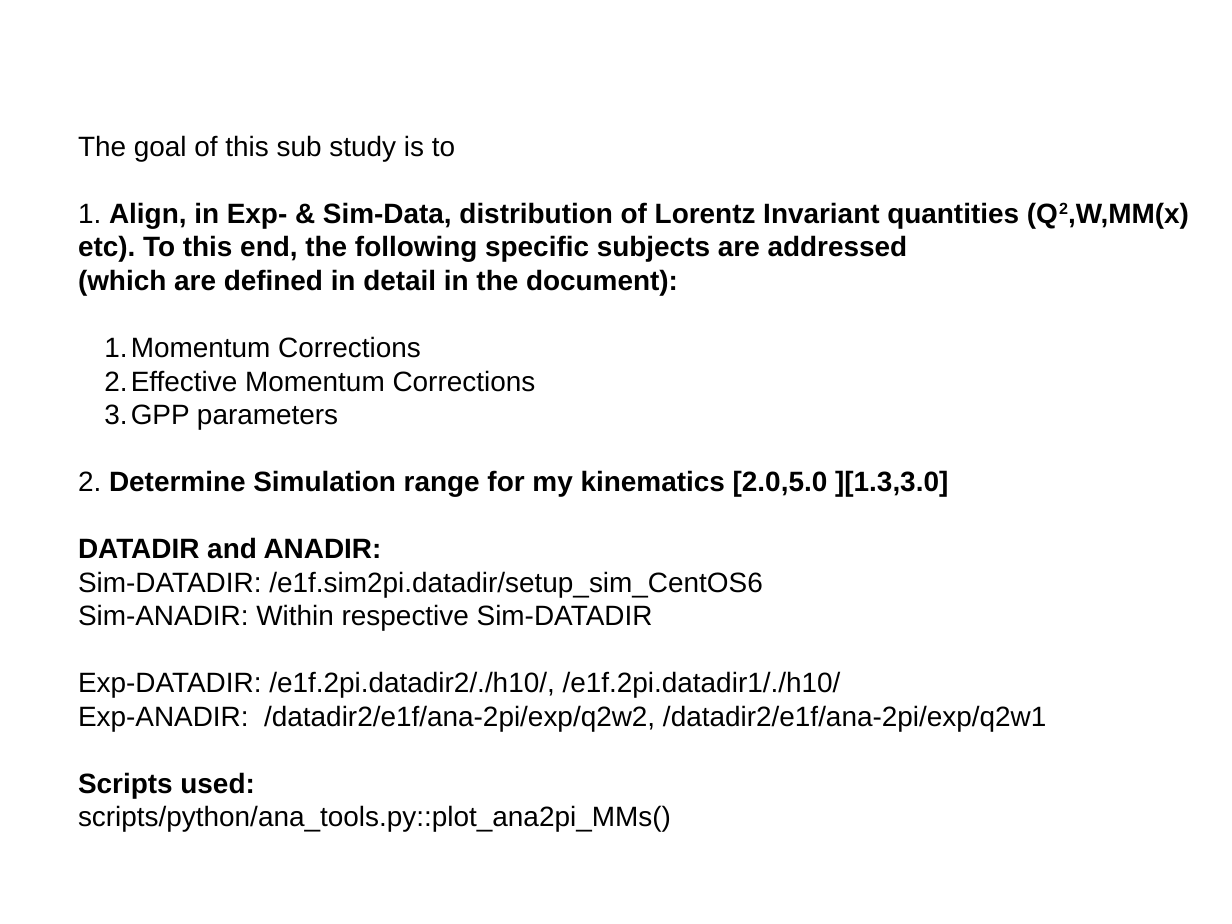
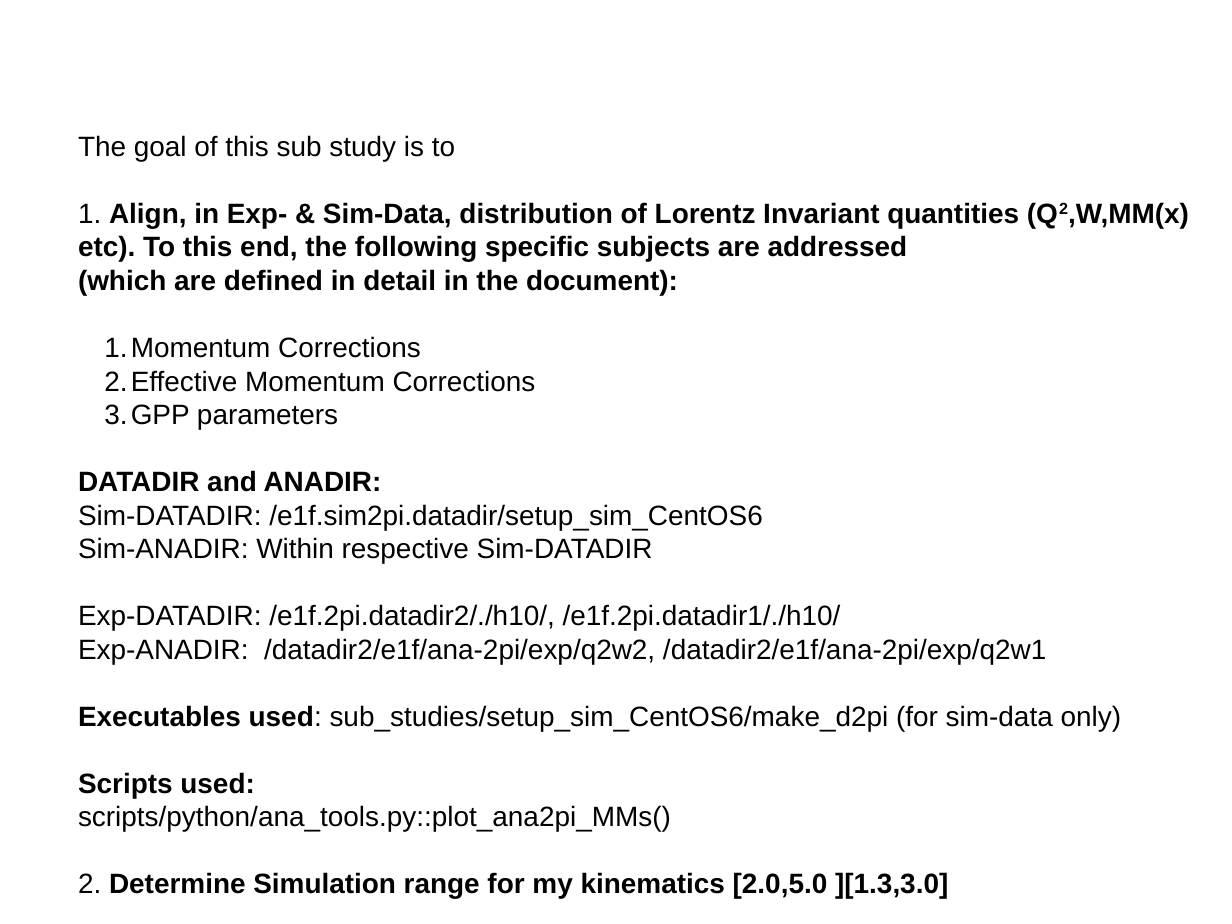
Before and after one commit to arjun-trivedi/ana2pi, a slide deck: slide 1 of sub_studies/setup_sim_CentOS6/notes.odp. Drawn at 1232x924 pixels with LibreOffice and Linux fonts; fonts in the diff are those of the drawing. Boxes give left, top, right and bottom in pixels: in the first picture for what was removed or moved away, otherwise in the second. Text is boxed around its words. In the diff, an @@ line names an element or a change of style, - is before the commit and + after.

```diff
--- a/sub_studies/setup_sim_CentOS6/notes.odp
+++ b/sub_studies/setup_sim_CentOS6/notes.odp
@@ text at <box>78,470,948,496</box>: paragraph removed @@
-2. Determine Simulation range for my kinematics [2.0,5.0 ][1.3,3.0]
@@ text at <box>78,705,1122,731</box>: paragraph added @@
+Executables used: sub_studies/setup_sim_CentOS6/make_d2pi (for sim-data only)
@@ text at <box>78,872,948,899</box>: paragraph added @@
+2. Determine Simulation range for my kinematics [2.0,5.0 ][1.3,3.0]
```
Also in this commit, not shown: 1 other slide changed, 2 other files.
